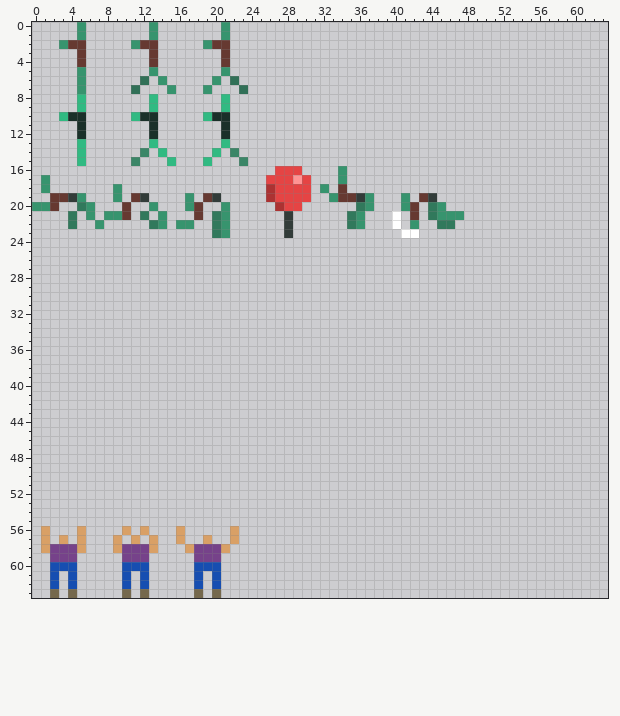
Pixel-art file -- Assets/Sprites/zombie_sprites.aseprite. Above: the version before the commit.
64x64 pixels, 1 frame.
New version:
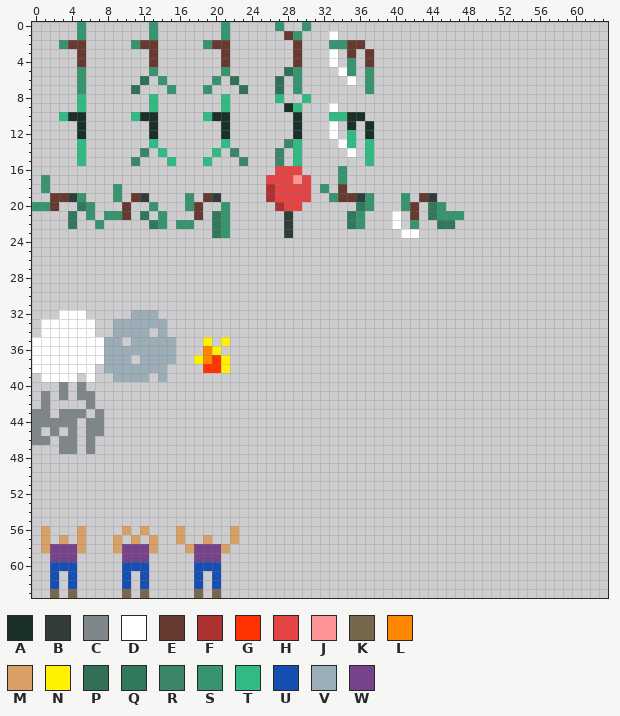
Palette (. is transparent): A #1a3029  B #323c39  C #7e868a  D #ffffff  E #663931  F #ac3232  G #ff3200  H #e54444  J #ff9494  K #75684c  L #ff8600  M #d9a066  N #fff200  P #317057  Q #31795c  R #3b8667  S #37946e  T #31ba82  U #164eb1  V #9badb7  W #76428a
Diff:
Changed rows in their new state; - is an unchanged pixel.
first column x 27:
 0 S--S-------
 1 -ES---D----
 2 --E---SSEE-
 3 --E---D-E-E
 4 --E---D-S-E
 5 -PS----DS-S
 6 P-S-----D-S
 7 P-S-------S
 8 T--T-------
 9 -AT---D----
10 --A---TTAA-
11 --A---D-A-A
12 --A---D-T-A
13 -RT----DT-T
14 R-T-----D-T
15 R-T-------T
first column x 0:
32 ---DDD-----VVV--------
33 -DDDDDD--VVVVVV-------
34 -DDDDDD--VVVV-V-------
35 DDDDDDDDVV-VVVVV---N-N
36 DDDDDDDDVVVVVVVV---LN-
37 DDDDDDDDVVV-VVVV--NLGN
38 DDDDDDD-VVVVVVV----GGN
39 -DDDD-D--VVVV-V-------
40 ---C-C----------------
41 -C-C-CC---------------
42 -C----C---------------
43 CC-CCC-C--------------
44 CCCCC-CC--------------
45 C-C-C-CC--------------
46 CC-CC-C---------------
47 ---CC-C---------------
